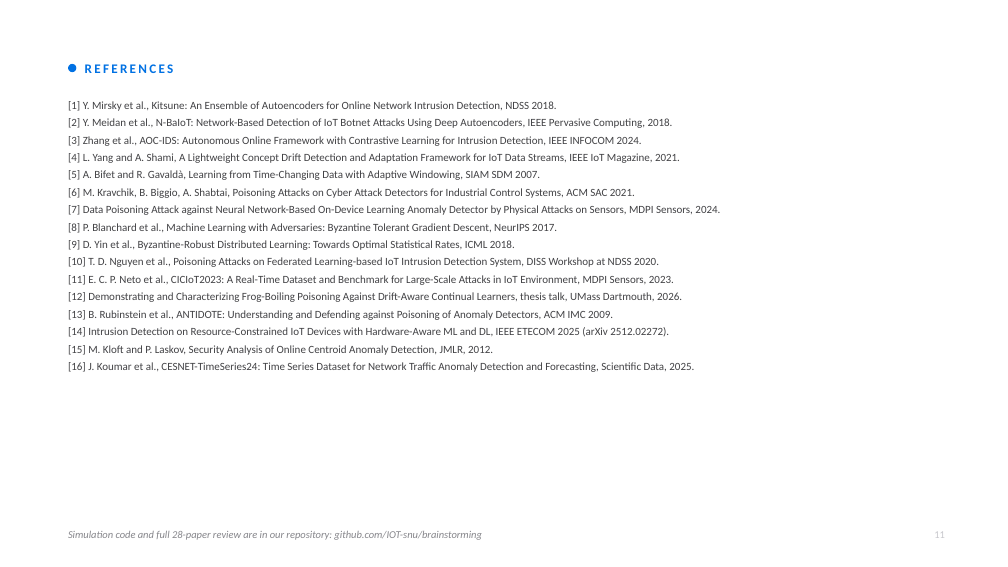
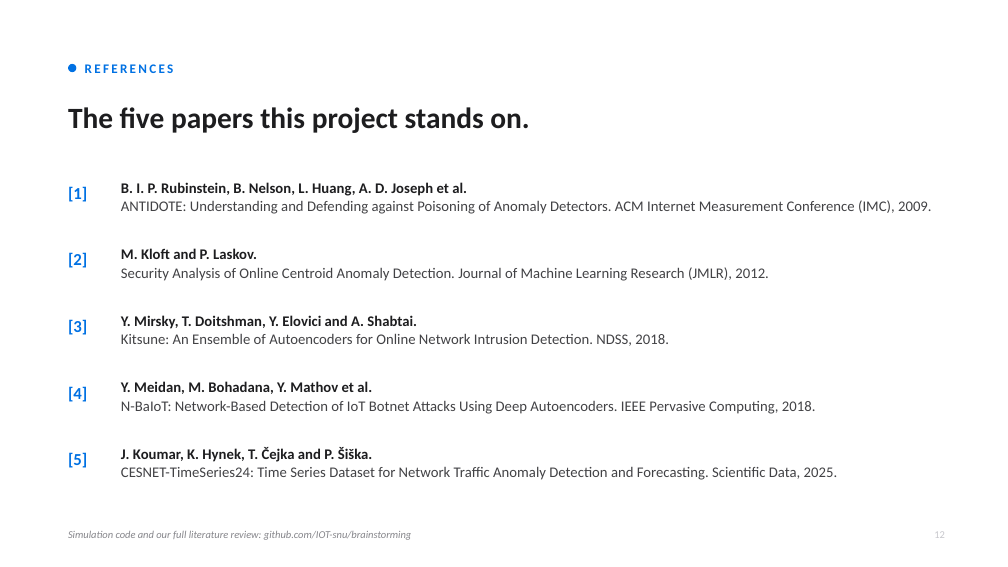
Before and after one commit to IOT-snu/brainstorming, a slide deck: slide 12 of CSD457_First_Presentation.pptx (slide 11 before the commit). Drawn at 1008x567 pixels with LibreOffice and Linux fonts; fonts in the diff are those of the drawing. Boxes give left, top, right and bottom in pixels: in the first picture for what was removed or moved away, otherwise in the second. Text is boxed around its words. In the diff, an @@ line names an element or a change of style, - is before the commit and + after.

```diff
--- a/CSD457_First_Presentation.pptx
+++ b/CSD457_First_Presentation.pptx
@@ text removed at box(68, 101, 720, 372) @@
-[1] Y. Mirsky et al., Kitsune: An Ensemble of Autoencoders for Online Network Intrusion Detection, NDSS 2018.
-[2] Y. Meidan et al., N-BaIoT: Network-Based Detection of IoT Botnet Attacks Using Deep Autoencoders, IEEE Pervasive Computing, 2018.
-[3] Zhang et al., AOC-IDS: Autonomous Online Framework with Contrastive Learning for Intrusion Detection, IEEE INFOCOM 2024.
-[4] L. Yang and A. Shami, A Lightweight Concept Drift Detection and Adaptation Framework for IoT Data Streams, IEEE IoT Magazine, 2021.
-[5] A. Bifet and R. Gavaldà, Learning from Time-Changing Data with Adaptive Windowing, SIAM SDM 2007.
-[6] M. Kravchik, B. Biggio, A. Shabtai, Poisoning Attacks on Cyber Attack Detectors for Industrial Control Systems, ACM SAC 2021.
-[7] Data Poisoning Attack against Neural Network-Based On-Device Learning Anomaly Detector by Physical Attacks on Sensors, MDPI Sensors, 2024.
-[8] P. Blanchard et al., Machine Learning with Adversaries: Byzantine Tolerant Gradient Descent, NeurIPS 2017.
-[9] D. Yin et al., Byzantine-Robust Distributed Learning: Towards Optimal Statistical Rates, ICML 2018.
-[10] T. D. Nguyen et al., Poisoning Attacks on Federated Learning-based IoT Intrusion Detection System, DISS Workshop at NDSS 2020.
-[11] E. C. P. Neto et al., CICIoT2023: A Real-Time Dataset and Benchmark for Large-Scale Attacks in IoT Environment, MDPI Sensors, 2023.
-[12] Demonstrating and Characterizing Frog-Boiling Poisoning Against Drift-Aware Continual Learners, thesis talk, UMass Dartmouth, 2026.
-[13] B. Rubinstein et al., ANTIDOTE: Understanding and Defending against Poisoning of Anomaly Detectors, ACM IMC 2009.
-[14] Intrusion Detection on Resource-Constrained IoT Devices with Hardware-Aware ML and DL, IEEE ETECOM 2025 (arXiv 2512.02272).
-[15] M. Kloft and P. Laskov, Security Analysis of Online Centroid Anomaly Detection, JMLR, 2012.
-[16] J. Koumar et al., CESNET-TimeSeries24: Time Series Dataset for Network Traffic Anomaly Detection and Forecasting, Scientific Data, 2025.
@@ text added at box(68, 107, 529, 133), 28 pt, text #1D1D1F, bold @@
+The five papers this project stands on.
@@ text added at box(68, 186, 87, 202), 16 pt, text #0071E3, bold @@
+[1]
@@ text added at box(121, 182, 932, 214), 14 pt, text #424245 @@
+B. I. P. Rubinstein, B. Nelson, L. Huang, A. D. Joseph et al.
+ANTIDOTE: Understanding and Defending against Poisoning of Anomaly Detectors. ACM Internet Measurement Conference (IMC), 2009.
@@ text added at box(68, 252, 87, 268), 16 pt, text #0071E3, bold @@
+[2]
@@ text added at box(121, 248, 769, 281), 14 pt, text #424245 @@
+M. Kloft and P. Laskov.
+Security Analysis of Online Centroid Anomaly Detection. Journal of Machine Learning Research (JMLR), 2012.
@@ text added at box(68, 319, 87, 335), 16 pt, text #0071E3, bold @@
+[3]
@@ text added at box(121, 315, 669, 346), 14 pt, text #424245 @@
+Y. Mirsky, T. Doitshman, Y. Elovici and A. Shabtai.
+Kitsune: An Ensemble of Autoencoders for Online Network Intrusion Detection. NDSS, 2018.
@@ text added at box(68, 386, 87, 402), 16 pt, text #0071E3, bold @@
+[4]
@@ text added at box(121, 381, 816, 414), 14 pt, text #424245 @@
+Y. Meidan, M. Bohadana, Y. Mathov et al.
+N-BaIoT: Network-Based Detection of IoT Botnet Attacks Using Deep Autoencoders. IEEE Pervasive Computing, 2018.
@@ text added at box(121, 447, 838, 480), 14 pt, text #424245 @@
+J. Koumar, K. Hynek, T. Čejka and P. Šiška.
+CESNET-TimeSeries24: Time Series Dataset for Network Traffic Anomaly Detection and Forecasting. Scientific Data, 2025.
@@ text added at box(68, 452, 87, 468), 16 pt, text #0071E3, bold @@
+[5]
@@ text at box(68, 531, 411, 540): text changed @@
-Simulation code and full 28-paper review are in our repository: github.com/IOT-snu/brainstorming
+Simulation code and our full literature review: github.com/IOT-snu/brainstorming
```
Also in this commit, not shown: 9 other slides changed, 1 slide added, 1 other file.
